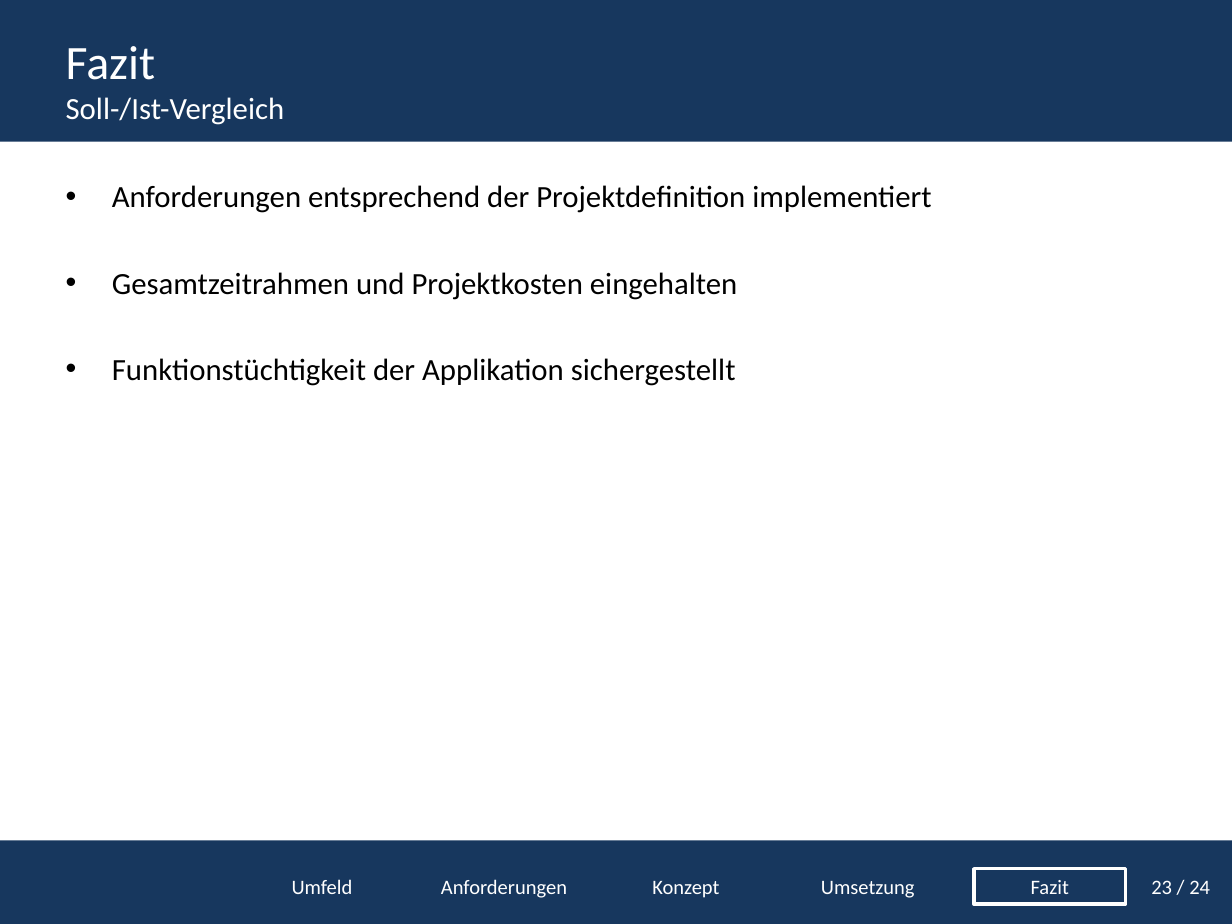
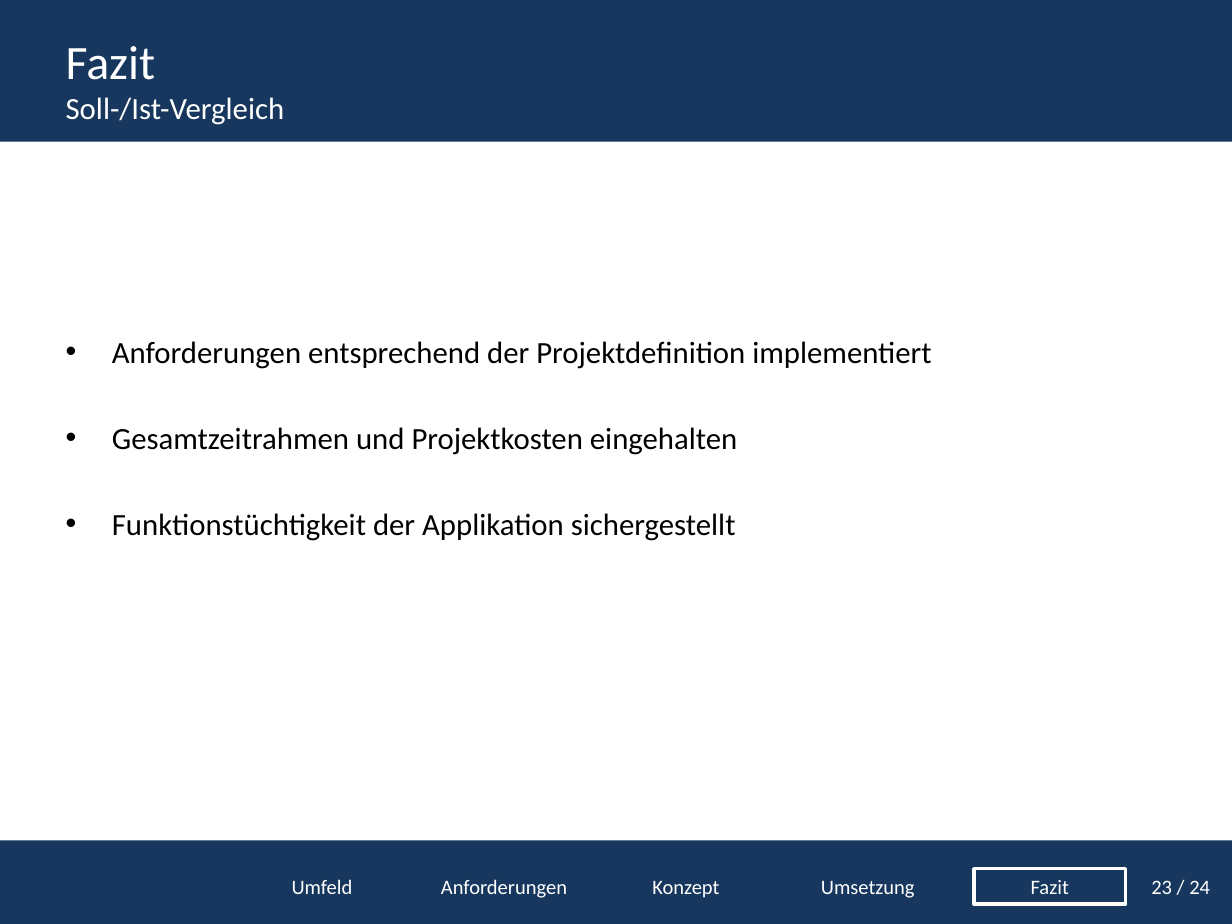
Before and after one commit to tomtom1992/Projektpr-sentation, a slide deck: slide 25 of Projektpräsentation.pptx. Drawn at 1232x924 pixels with LibreOffice and Linux fonts; fonts in the diff are those of the drawing; background and template pictures are left out. Boxes give left, top, right and bottom in pixels: in the first picture for what was removed or moved away, otherwise in the second. Text is boxed around its words. In the diff, an @@ line names an element or a change of style, - is before the commit and + after.

```diff
--- a/Projektpräsentation.pptx
+++ b/Projektpräsentation.pptx
@@ text "Anforderungen entsprechend der Projektdefinition implementie ...": place and size @@
-text "Anforderungen entsprechend der Projektdefinition implementie ..." at (112, 185, 931, 386)
+text "Anforderungen entsprechend der Projektdefinition implementie ..." at (112, 341, 931, 541)
```
Also in this commit, not shown: 3 other slides changed, 1 slide removed.
